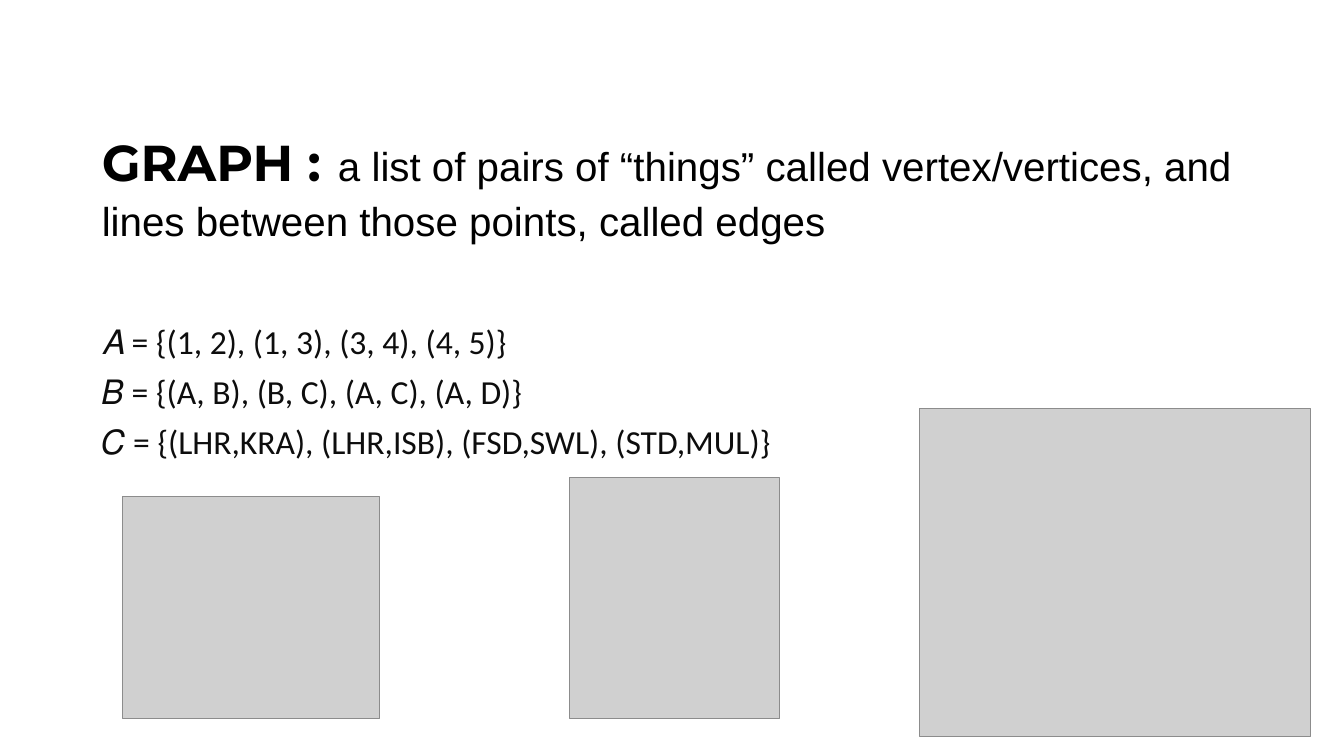
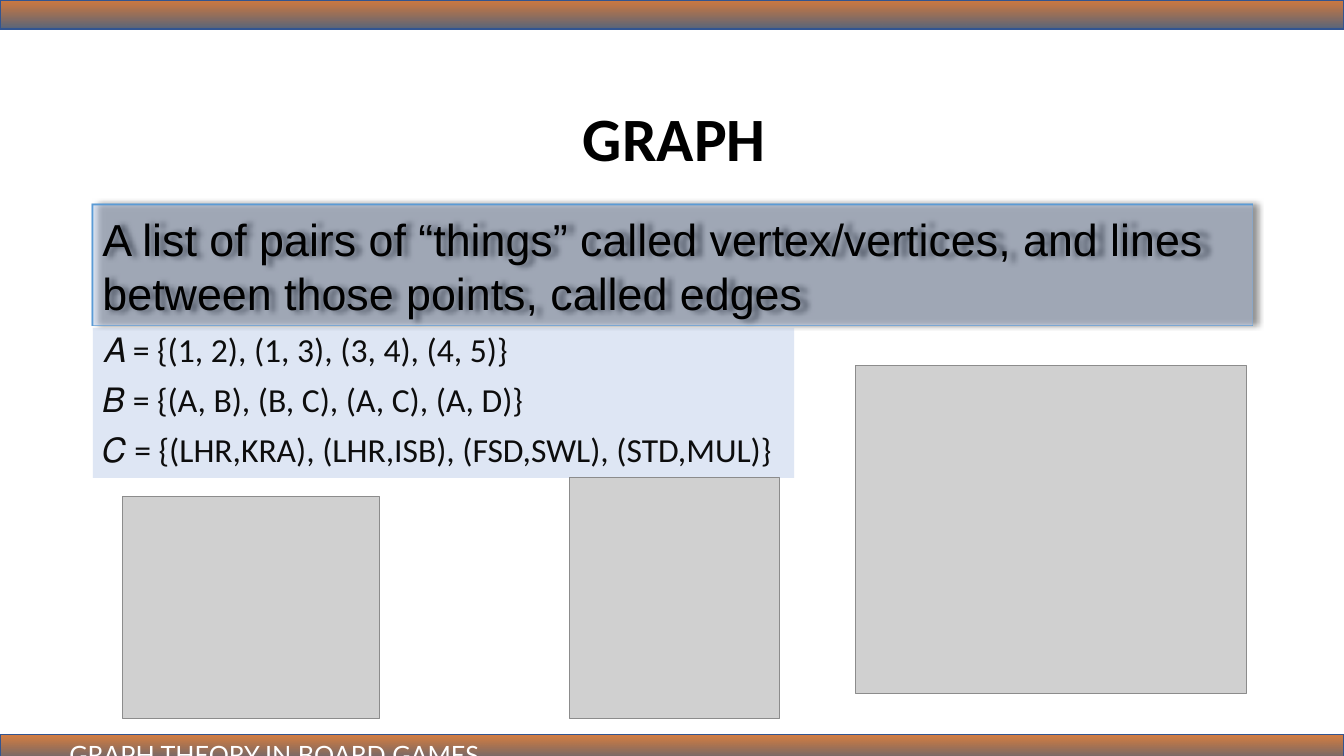
Before and after one commit to ibmbt/group5_graphtheory, a slide deck: slide 2 of group5_graphtheory.pptx. Drawn at 1344x756 pixels with LibreOffice and Linux fonts; fonts in the diff are those of the drawing; grey boxes stand for pictures. Boxes give left, top, right and bottom in pixels: in the first picture for what was removed or moved away, otherwise in the second. Text is boxed around its words. In the diff, an @@ line names an element or a change of style, - is before the commit and + after.

Commit message:
Update group5_graphtheory.pptx
Slides updated

```diff
--- a/group5_graphtheory.pptx
+++ b/group5_graphtheory.pptx
@@ rectangle added at bbox=[0, 0, 1344, 29], fill gradient #C55A11 to #51647E, outline #325491 1 pt @@
@@ text added at bbox=[583, 120, 766, 162], 44 pt, text #000000, bold @@
+GRAPH
@@ title "A list of pairs of ...": place and size @@
-title "A list of pairs of ..." at bbox=[102, 145, 1231, 244]
+title "A list of pairs of ..." at bbox=[93, 205, 1252, 325]
@@ title "A list of pairs of ..." at bbox=[93, 205, 1252, 325]: fill none to #B4C7E7 at 43% opacity; outline none to #5B9BD5 1 pt; shadow on @@
@@ title at bbox=[102, 223, 1202, 319]: text changed; size 28.8 to 32 pt @@
-GRAPH : a list of pairs of “things” called vertex/vertices, and lines between those points, called edges
+A list of pairs of “things” called vertex/vertices, and lines between those points, called edges
@@ text "𝐴 = {(1, 2), (1, ...": place and size @@
-text "𝐴 = {(1, 2), (1, ..." at bbox=[102, 329, 770, 459]
+text "𝐴 = {(1, 2), (1, ..." at bbox=[93, 328, 795, 478]
@@ text "𝐴 = {(1, 2), (1, ..." at bbox=[93, 328, 795, 478]: fill none to #B4C7E7 at 44% opacity @@
@@ picture: place and size @@
-picture at bbox=[921, 408, 1311, 737]
+picture at bbox=[856, 365, 1246, 694]
@@ rectangle added at bbox=[0, 734, 1344, 756], fill gradient #C55A11 to #51647E, outline #325491 1 pt @@
@@ text added at bbox=[59, 734, 592, 756], 18 pt, text #FFFFFF @@
+GRAPH THEORY IN BOARD GAMES
```
